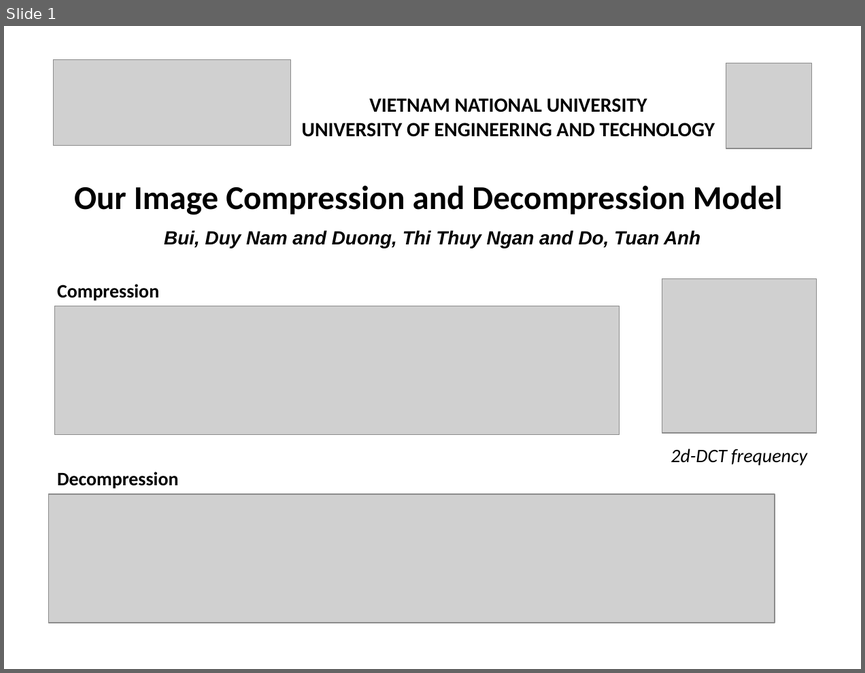
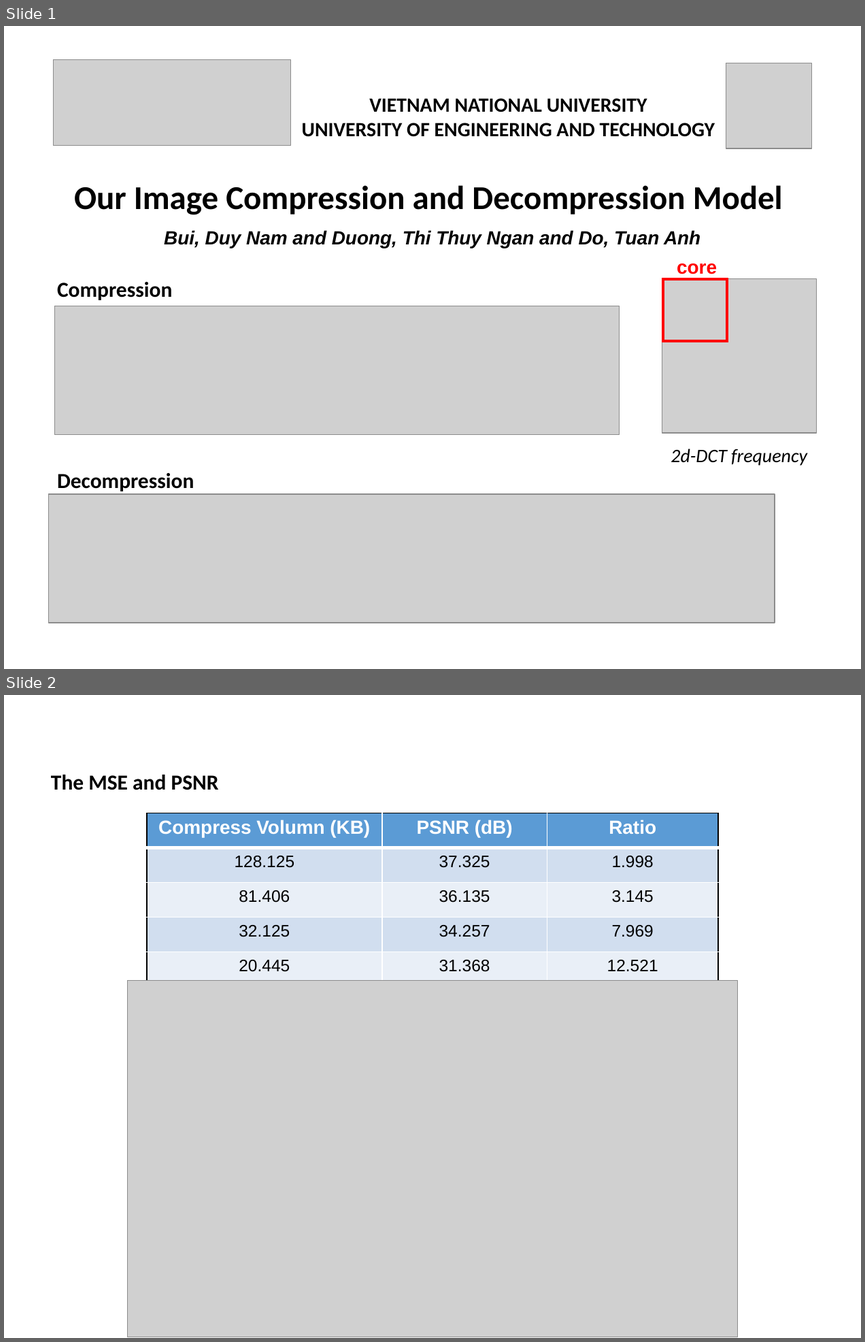
Before and after one commit to duynamrcv/image_compressor, a slide deck: doc/image_compressor.pptx. Shown one above the other, each under a label of ours: slide 1 before the commit, slides 1 and 2 after it. The pictures are 865x673 and 865x1342 pixels, drawn with LibreOffice and Linux fonts; fonts in the diff are those of the drawing; grey boxes stand for pictures. Boxes give left, top, right and bottom in pixels: in the first picture for what was removed or moved away, otherwise in the second. Text is boxed around its words. In the diff, an @@ line names an element or a change of style, - is before the commit and + after.

```diff
--- a/doc/image_compressor.pptx
+++ b/doc/image_compressor.pptx
@@ slide 2 added at <box>4,695,861,1338</box>, background #FFFFFF @@
@@ text added at <box>51,775,219,790</box>, 18 pt, text #000000, bold @@
+The MSE and PSNR
@@ table added at <box>147,813,719,987</box>, 5 rows, 3 columns @@
+Compress Volumn (KB) | PSNR (dB) | Ratio
+128.125 | 37.325 | 1.998
+81.406 | 36.135 | 3.145
+32.125 | 34.257 | 7.969
+20.445 | 31.368 | 12.521
@@ picture added at <box>127,981,738,1337</box> @@
@@ slide 1 changed as well @@
@@ text added at <box>677,263,717,274</box>, 16 pt, text #FF0000, bold @@
+core
@@ text "Compression" at <box>57,282,172,300</box>: size 16 to 18 pt @@
@@ rectangle added at <box>663,280,727,342</box>, outline #FF0000 2.25 pt @@
@@ text "Decompression" at <box>57,473,194,491</box>: size 16 to 18 pt @@
```
Also in this commit, not shown: 1 other slide added, 1 slide removed, 6 other files.
